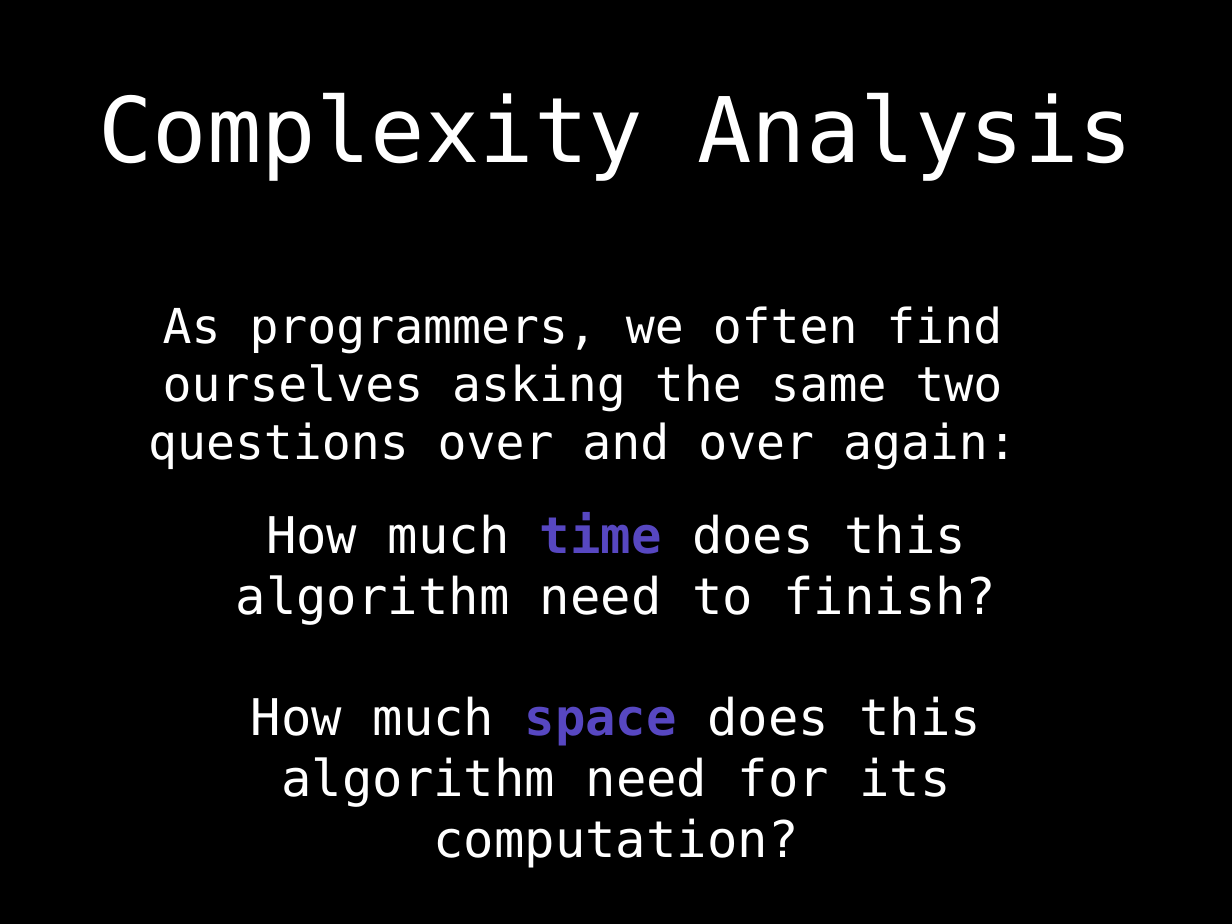
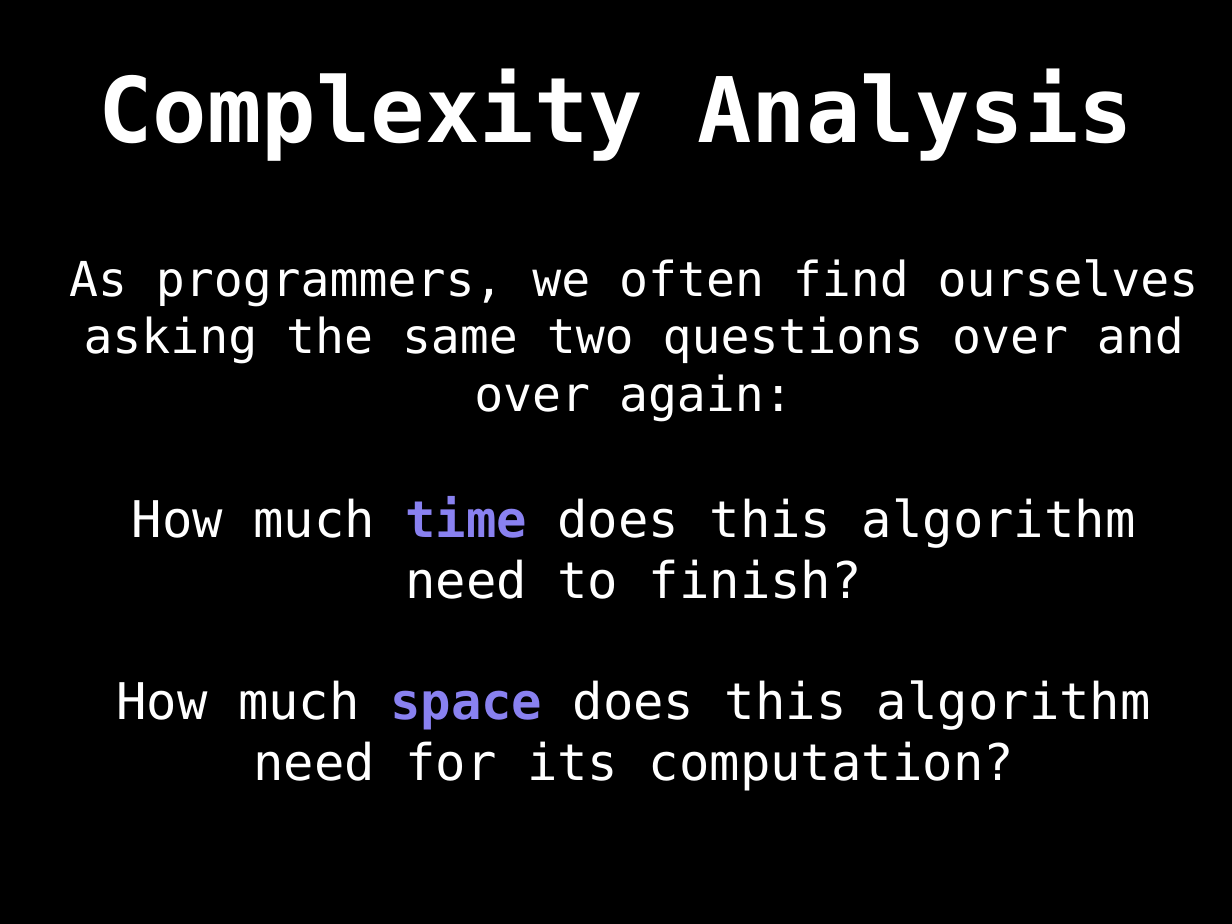
Before and after one commit to williamfiset/DEPRECATED-data-structures, a slide deck: slide 9 of Introduction/ds_intro_slides.pptx (slide 10 before the commit). Drawn at 1232x924 pixels with LibreOffice and Linux fonts; fonts in the diff are those of the drawing. Boxes give left, top, right and bottom in pixels: in the first picture for what was removed or moved away, otherwise in the second. Text is boxed around its words. In the diff, an @@ line names an element or a change of style, - is before the commit and + after.

```diff
--- a/Introduction/ds_intro_slides.pptx
+++ b/Introduction/ds_intro_slides.pptx
@@ title "Complexity Analysis": place and size @@
-title "Complexity Analysis" at (98,92,1133,181)
+title "Complexity Analysis" at (98,68,1133,160)
@@ title "Complexity Analysis" at (98,68,1133,160): bold on @@
@@ text "As programmers, we often find ..." rewrapped from (148,306,1017,470) to (69,259,1199,422) @@
@@ text "How much time does this ...": place and size @@
-text "How much time does this ..." at (236,512,996,868)
+text "How much time does this ..." at (116,496,1151,791)
@@ text "How much time does this ..." at (116,496,1151,791): text colour #5747C1 to #8981F0 in "time", "space" @@
```
Also in this commit, not shown: 16 other slides changed, 4 slides added, 5 slides removed, 2 other files.
